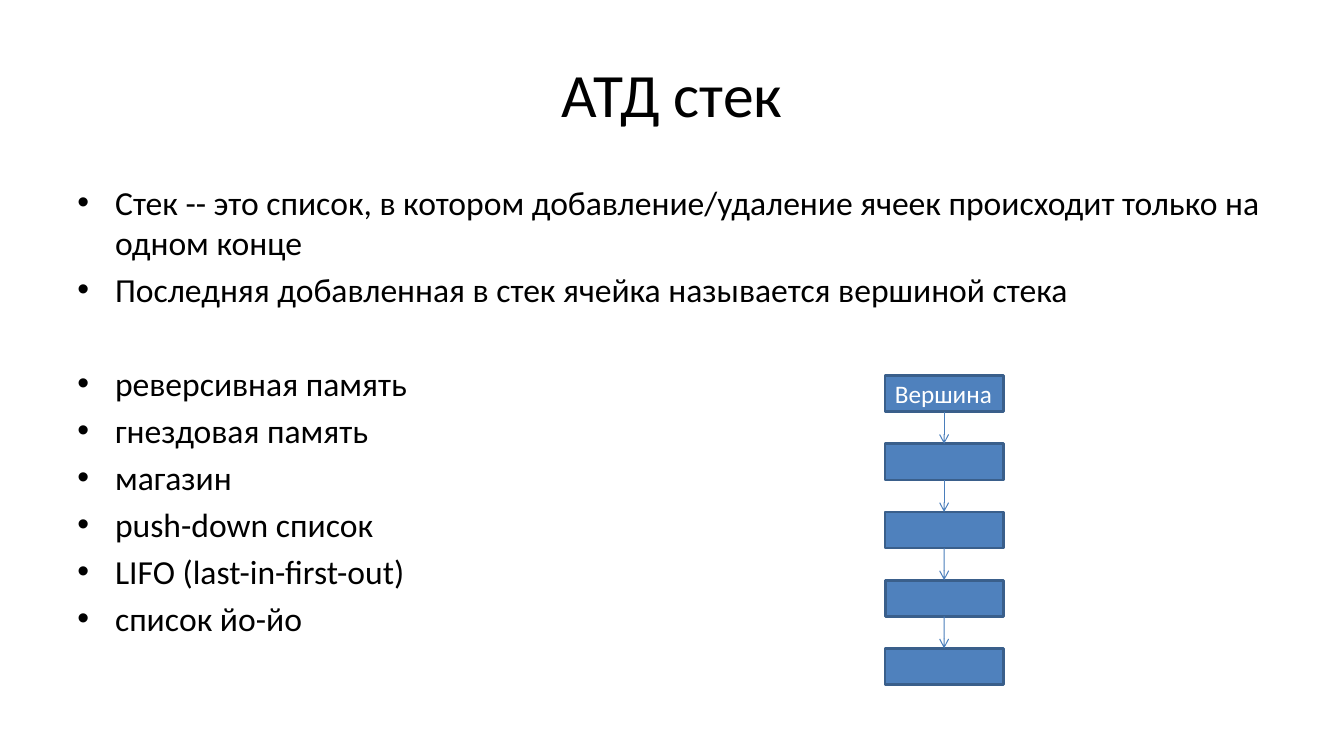
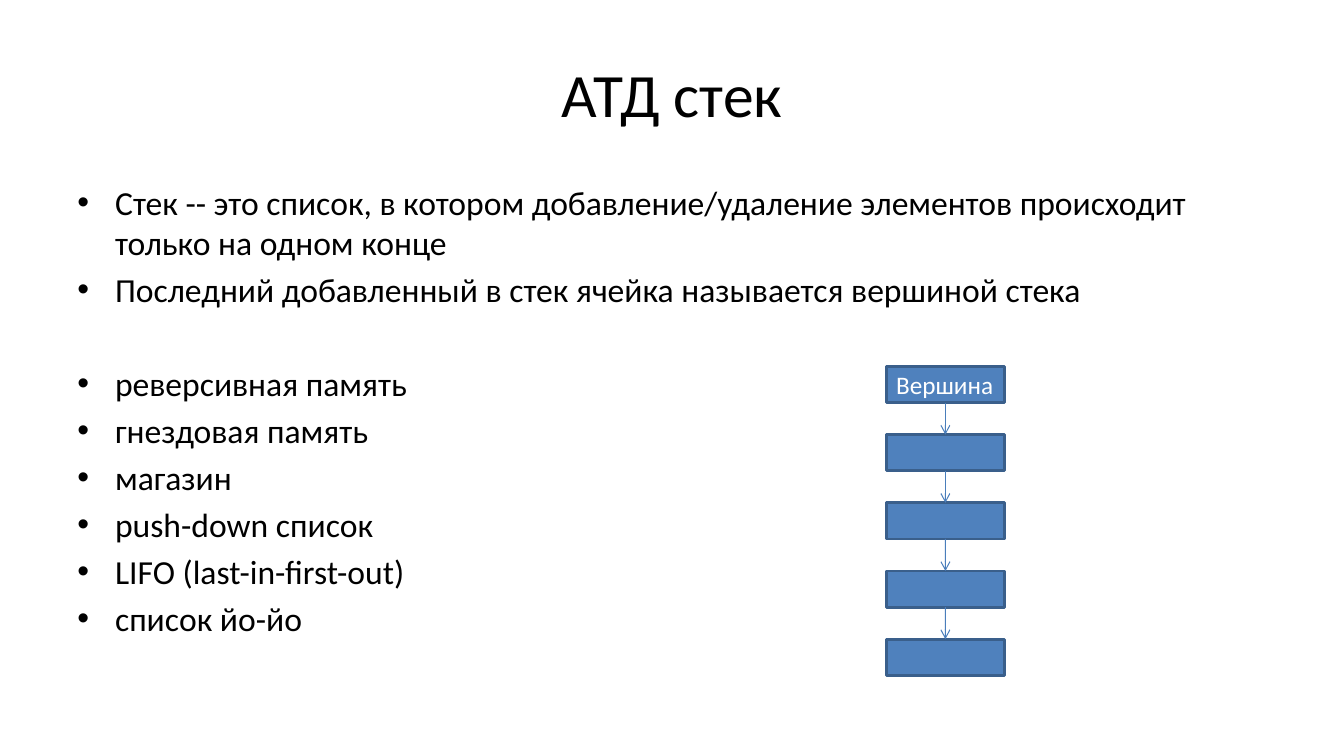
Before and after one commit to Evgueni-Petrov-aka-espetrov/Algorithms-and-Programming-in-C-pptx, a slide deck: slide 27 of 08 Списки.pptx. Drawn at 1344x756 pixels with LibreOffice and Linux fonts; fonts in the diff are those of the drawing. Boxes give left, top, right and bottom in pixels: in the first picture for what was removed or moved away, otherwise in the second. Text is boxed around its words. In the diff, an @@ line names an element or a change of style, - is before the commit and + after.

```diff
--- a/08 Списки.pptx
+++ b/08 Списки.pptx
@@ text at (115, 191, 1186, 308): text changed @@
-• Стек -- это список, в котором добавление/удаление ячеек происходит только на одном конце
-• Последняя добавленная в стек ячейка называется вершиной стека
+• Стек -- это список, в котором добавление/удаление элементов происходит только на одном конце
+• Последний добавленный в стек ячейка называется вершиной стека
@@ 5 rectangles, 4 arrows: place and size @@
-5 rectangles, 4 arrows at (885, 376, 1003, 685)
+5 rectangles, 4 arrows at (886, 367, 1004, 676)
```
Also in this commit, not shown: 20 other slides changed, 3 slides added, 3 slides removed.
